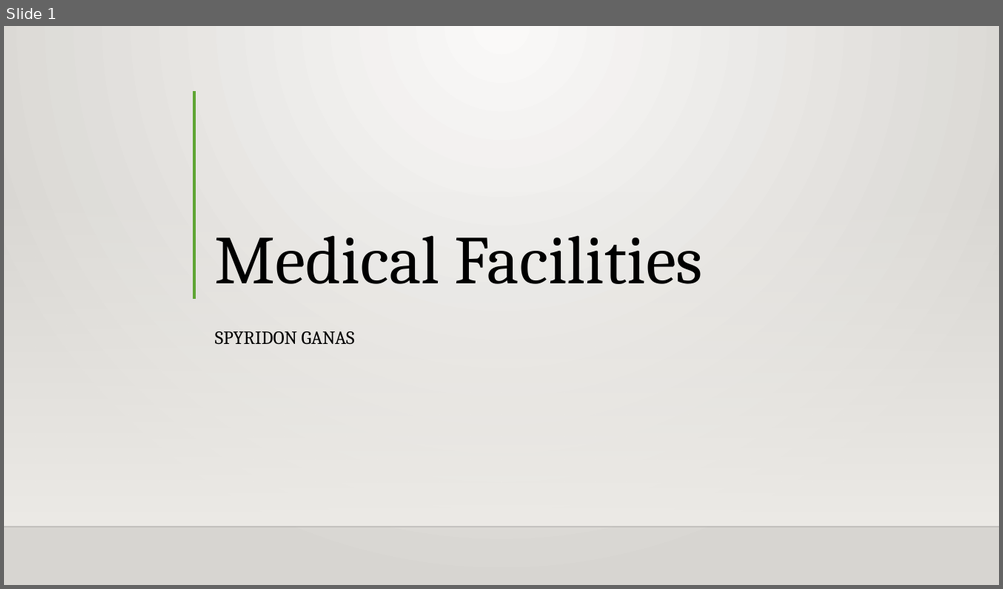
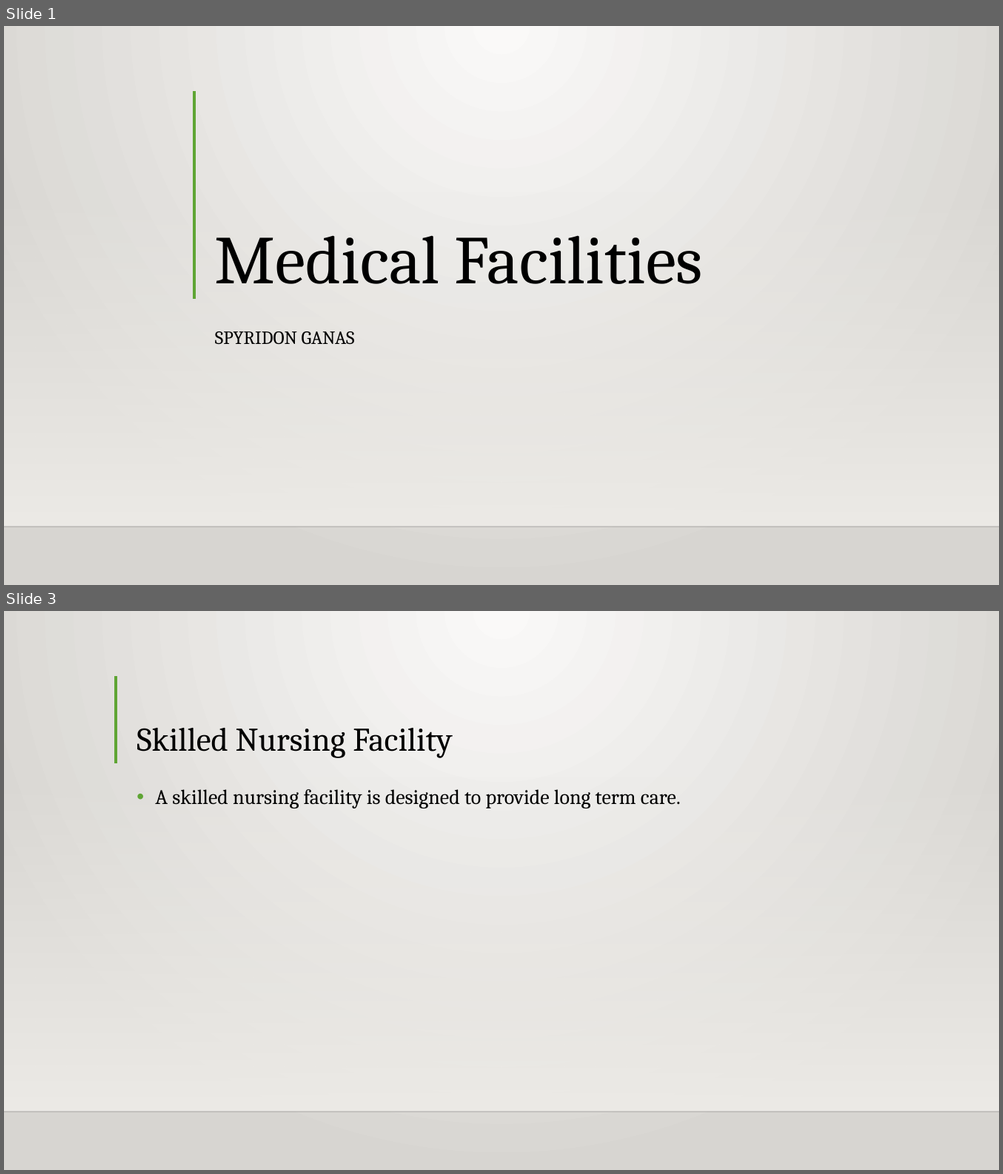
Before and after one commit to Intro-to-APCD/Intro-to-APCD.github.io, a slide deck: PowerPoints/Phase 3 - Claims Terminology/017 What are the Different Types of Medical Facilities.pptx. Shown one above the other, each under a label of ours: slide 1 before the commit, slides 1 and 3 after it; the slides between them are not shown. The pictures are 1003x589 and 1003x1174 pixels, drawn with LibreOffice and Linux fonts; fonts in the diff are those of the drawing; background and template pictures are left out. Boxes give left, top, right and bottom in pixels: in the first picture for what was removed or moved away, otherwise in the second. Text is boxed around its words. In the diff, an @@ line names an element or a change of style, - is before the commit and + after.

```diff
--- a/PowerPoints/Phase 3 - Claims Terminology/017 What are the Different Types of Medical Facilities.pptx
+++ b/PowerPoints/Phase 3 - Claims Terminology/017 What are the Different Types of Medical Facilities.pptx
@@ slide 3 added at [4,611,999,1170], background gradient #FAFAF9 to #D7D5D2; not listed: 2 template elements that a slide beside it also shows @@
@@ line added from (116, 676) to (116, 763), #5FA534 3 pt @@
@@ title added at [136,728,452,758], 32 pt, text #000000 @@
+Skilled Nursing Facility
@@ text added at [155,789,680,809], 20 pt, text #000000 @@
+• A skilled nursing facility is designed to provide long term care.
```
Also in this commit, not shown: 9 other slides added, 4 slides removed, 3 other files.
